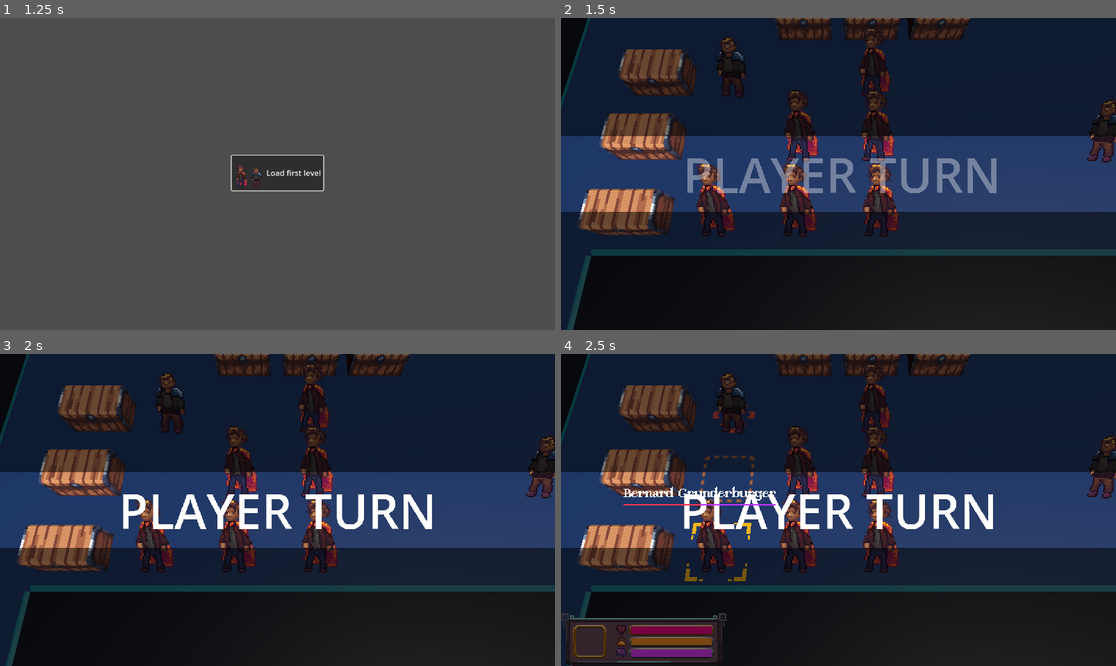
Above: before the commit, frames 1-4 (two rows, left to right).
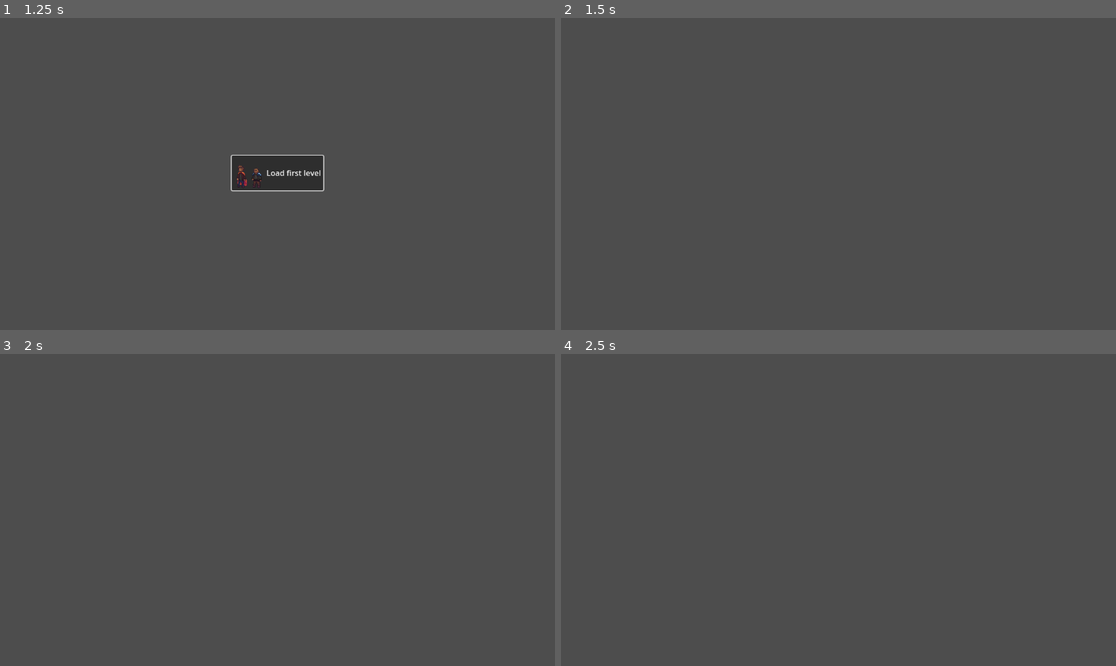
Above: after the commit, the same moments.

Repository: alanhaugen/bachelor-inn
Game: Godot game, scene res://scenes/UI/mainmenu.tscn
Two runs of this game, one before a commit and one after it. Both use one fixed random seed, a clock stepped at 60 frames per second and the inputs below.
Inputs (mouse positions are in pixels of both pictures, inside the frame that each line leads up to):
- Up to frame 1 (1.25 s): move the mouse to (399, 158) at 0.52 s; hold Right (pan_right) from 0.53 s (still down); hold Mouse wheel down (zoom_in) from 0.53 s (still down); click (399, 158) at 0.67 s
- Up to frame 2 (1.5 s): release Right (pan_right) at 1.25 s; release Mouse wheel down (zoom_in) at 1.25 s; click "Load first level" at 1.25 s
- Up to frame 3 (2 s): no input
- Up to frame 4 (2.5 s): drag from (727, 525) to (810, 572) at 2.02 s

Frame 1 is identical in both runs. In frame 2, 100% of the frame differs, in the area x 0-100%, y 0-100%; in frame 3, 100%; in frame 4, 100%.
Error after the commit: Parse Error: Could not parse global class "Move" from "res://scripts/combat/move.gd". (res://scripts/combat/map.gd:53)

Commit message:
Started on save files

Diff:
--- a/scripts/combat/move.gd
+++ b/scripts/combat/move.gd
@@ -21,7 +21,9 @@
 
 
 func save(json_file_path: String) -> void:
-	pass;
+	#var save_file: Object = FileAccess.open(json_file_path, FileAccess.WRITE);
+	#save_file
+	#save_file.close();
 
 
 func _init(inStartPos :Vector3i, inEndPos :Vector3i, inGridCode :int, inUnits: GridMap, inCharacter1: Character, inIsAttack :bool = false, inCharacter2: Character = null, in_neighbour_move: Move = null) -> void:
--- /dev/null
+++ b/scripts/savegame.gd
@@ -0,0 +1,19 @@
+class_name SaveGame
+extends Resource
+
+const SAVE_GAME_PATH := "user://save.tres";
+
+## Use this to detect old player save files and update them
+@export var version := 1;
+
+@export var map_name := "";
+
+
+func save() -> void:
+	pass;
+
+
+func read(save_slot: int) -> void:
+	if save_slot == 0:
+		pass;
+	pass;
Not shown, added: scripts/savegame.gd.uid
